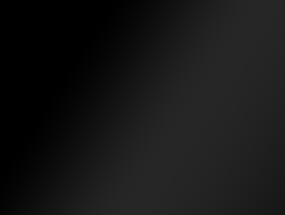
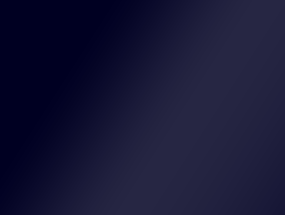
Layered file, before and after one edit (285x215). Changes by layer:
painted on "Layer 1" over [0, 0, 285, 215]
